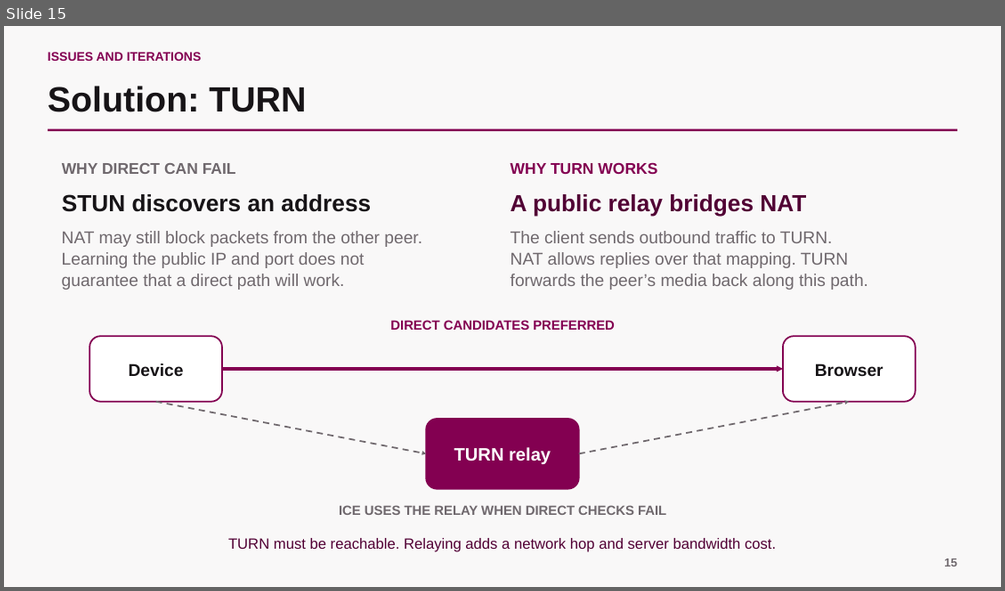
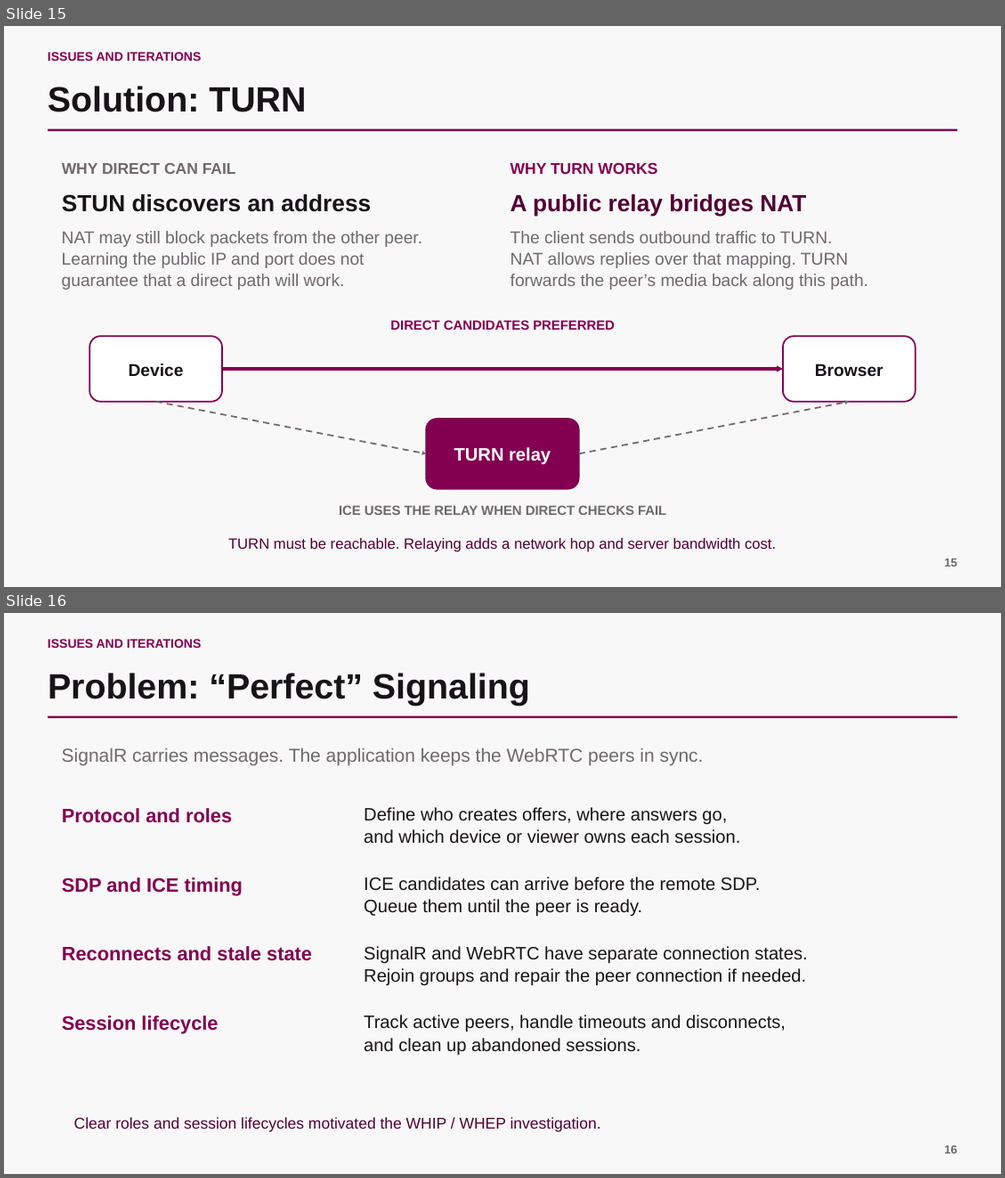
Before and after one commit to scarlet-radio-control/scarlet-radio-control, a slide deck: PRESENTATION.pptx. Shown one above the other, each under a label of ours: slide 15 before the commit, slides 15 and 16 after it. The pictures are 1005x591 and 1005x1178 pixels, drawn with LibreOffice and Linux fonts; fonts in the diff are those of the drawing. Boxes give left, top, right and bottom in pixels: in the first picture for what was removed or moved away, otherwise in the second. Text is boxed around its words. In the diff, an @@ line names an element or a change of style, - is before the commit and + after.

```diff
--- a/PRESENTATION.pptx
+++ b/PRESENTATION.pptx
@@ slide 16 added at (4, 613, 1001, 1174), background #F9F8F8 @@
@@ text added at (48, 639, 202, 648), 12 pt, text #830051, bold @@
+ISSUES AND ITERATIONS
@@ text added at (48, 673, 530, 706), 33.8 pt, text #171417, bold @@
+Problem: “Perfect” Signaling
@@ rectangle added at (48, 716, 957, 718), fill #830051 @@
@@ text added at (62, 748, 704, 766), 18 pt, text #6F686D @@
+SignalR carries messages. The application keeps the WebRTC peers in sync.
@@ text added at (62, 808, 232, 823), 18.8 pt, text #830051, bold @@
+Protocol and roles
@@ text added at (364, 807, 740, 844), 17.2 pt, text #171417 @@
+Define who creates offers, where answers go,
+and which device or viewer owns each session.
@@ text added at (62, 877, 243, 895), 18.8 pt, text #830051, bold @@
+SDP and ICE timing
@@ text added at (364, 876, 760, 916), 17.2 pt, text #171417 @@
+ICE candidates can arrive before the remote SDP.
+Queue them until the peer is ready.
@@ text added at (62, 946, 312, 961), 18.8 pt, text #830051, bold @@
+Reconnects and stale state
@@ text added at (364, 946, 807, 986), 17.2 pt, text #171417 @@
+SignalR and WebRTC have separate connection states.
+Rejoin groups and repair the peer connection if needed.
@@ text added at (62, 1015, 218, 1034), 18.8 pt, text #830051, bold @@
+Session lifecycle
@@ text added at (364, 1014, 785, 1055), 17.2 pt, text #171417 @@
+Track active peers, handle timeouts and disconnects,
+and clean up abandoned sessions.
@@ text added at (74, 1117, 601, 1132), 15 pt, text #510034 @@
+Clear roles and session lifecycles motivated the WHIP / WHEP investigation.
@@ text added at (944, 1145, 957, 1153), 11.2 pt, text #6F686D, bold @@
+16
```
Also in this commit, not shown: 1 slide changed.
